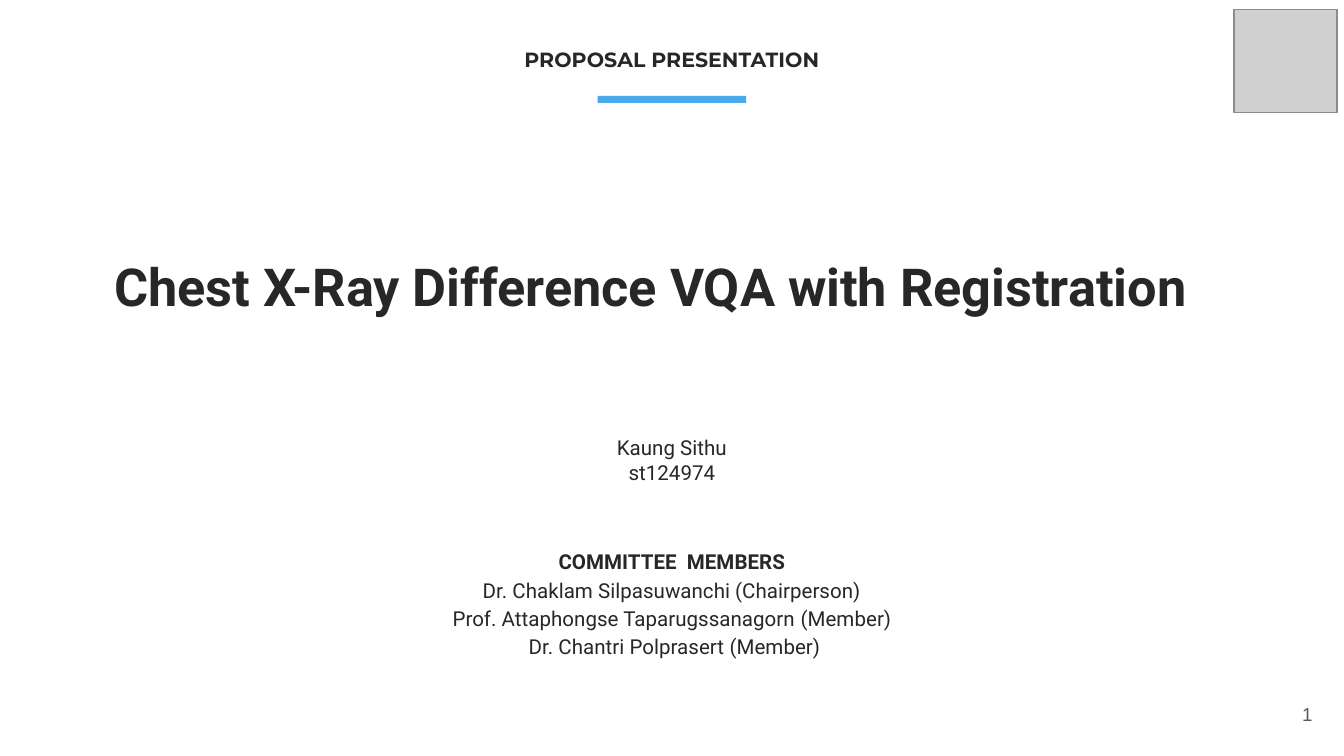
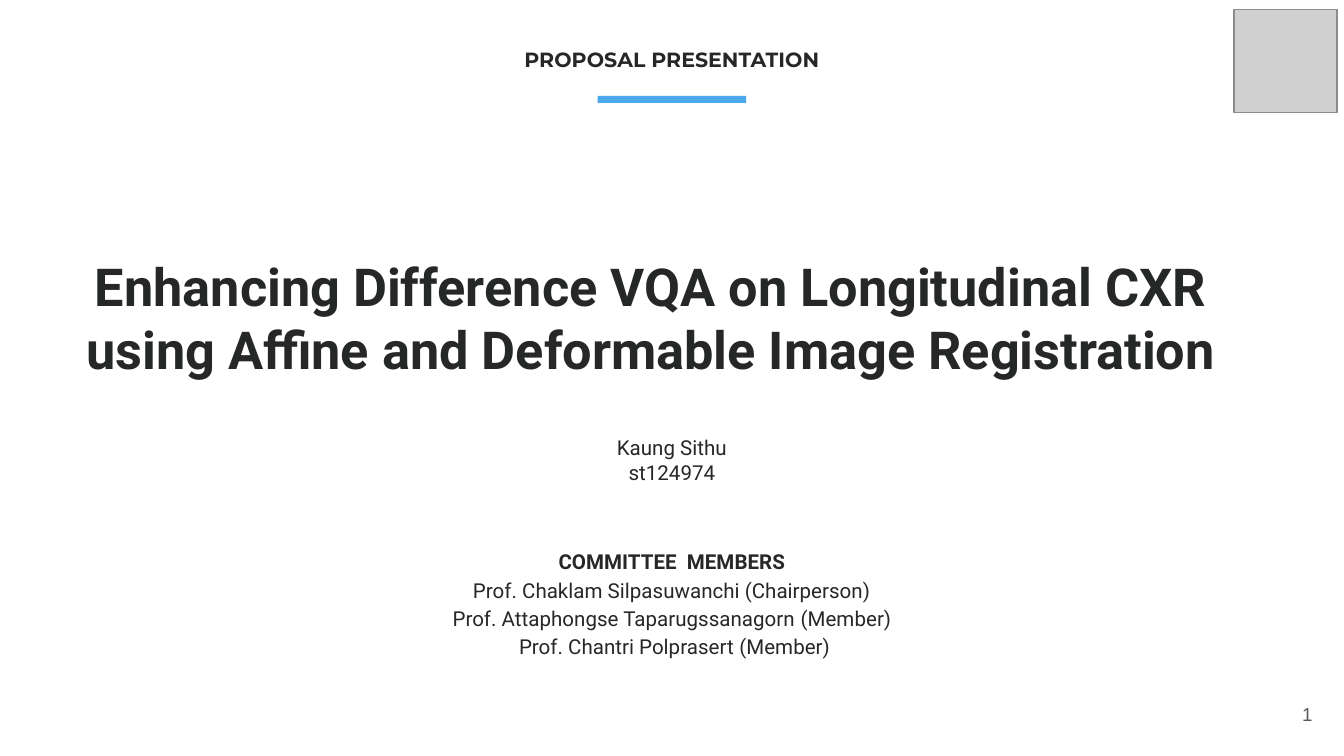
Before and after one commit to archx64/cxr-diff-vqa, a slide deck: slide 1 of st124974-Proposal.pptx. Drawn at 1344x756 pixels with LibreOffice and Linux fonts; fonts in the diff are those of the drawing; grey boxes stand for pictures. Boxes give left, top, right and bottom in pixels: in the first picture for what was removed or moved away, otherwise in the second. Text is boxed around its words. In the diff, an @@ line names an element or a change of style, - is before the commit and + after.

```diff
--- a/st124974-Proposal.pptx
+++ b/st124974-Proposal.pptx
@@ text at [86, 266, 1214, 380]: text changed @@
-Chest X-Ray Difference VQA with Registration
+Enhancing Difference VQA on Longitudinal CXR using Affine and Deformable Image Registration
@@ text at [473, 582, 870, 603]: text changed @@
-Dr. Chaklam Silpasuwanchi (Chairperson)
+Prof. Chaklam Silpasuwanchi (Chairperson)
@@ text at [519, 637, 829, 659]: text changed @@
-Dr. Chantri Polprasert (Member)
+Prof. Chantri Polprasert (Member)
```
Also in this commit, not shown: 17 other slides changed, 12 slides added, 23 other files.
